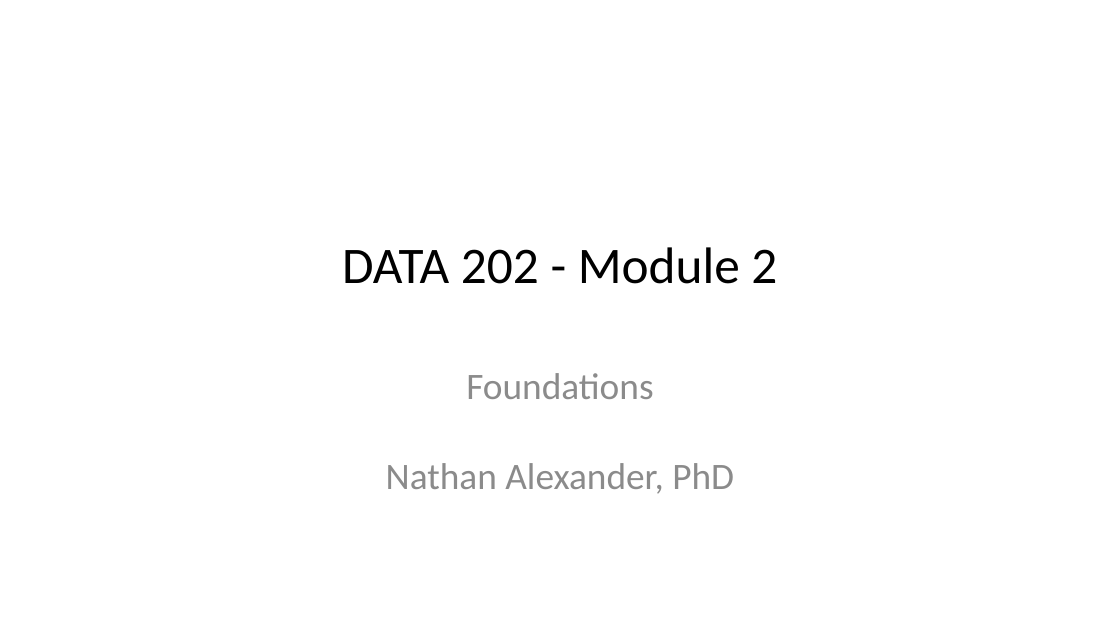
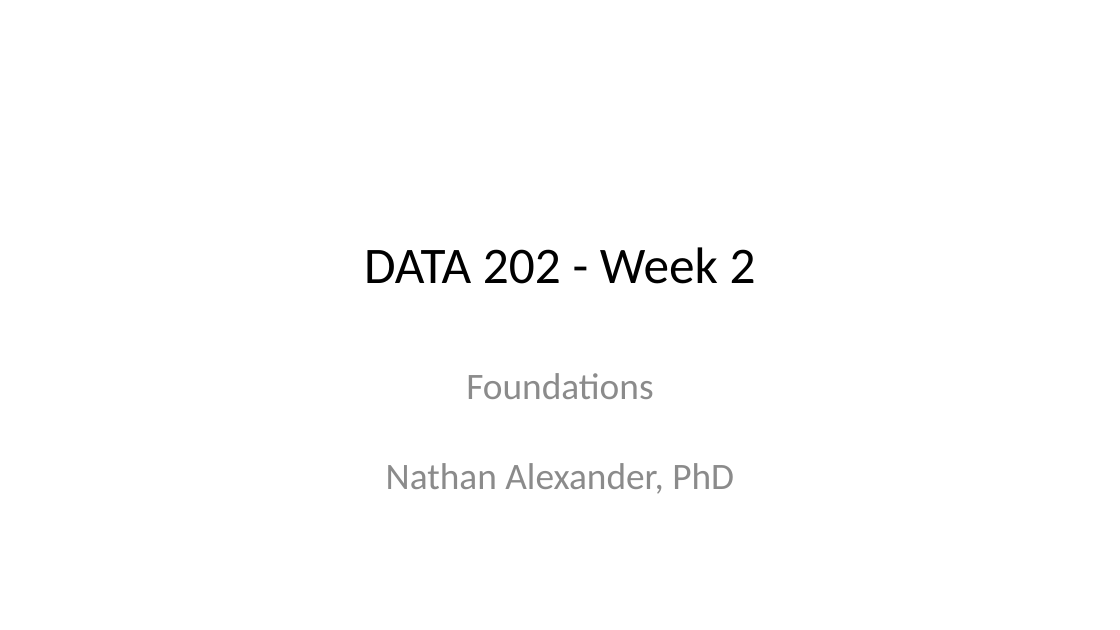
Before and after one commit to data-202/fa24, a slide deck: slide 1 of docs/weeks/week02.pptx. Drawn at 1120x630 pixels with LibreOffice and Linux fonts; fonts in the diff are those of the drawing. Boxes give left, top, right and bottom in pixels: in the first picture for what was removed or moved away, otherwise in the second. Text is boxed around its words. In the diff, an @@ line names an element or a change of style, - is before the commit and + after.

```diff
--- a/docs/weeks/week02.pptx
+++ b/docs/weeks/week02.pptx
@@ title at (x1=364, y1=247, x2=756, y2=284): text changed @@
-DATA 202 - Module 2
+DATA 202 - Week 2
```
Also in this commit, not shown: 1 other slide changed, 1 slide removed, 18 other files.
